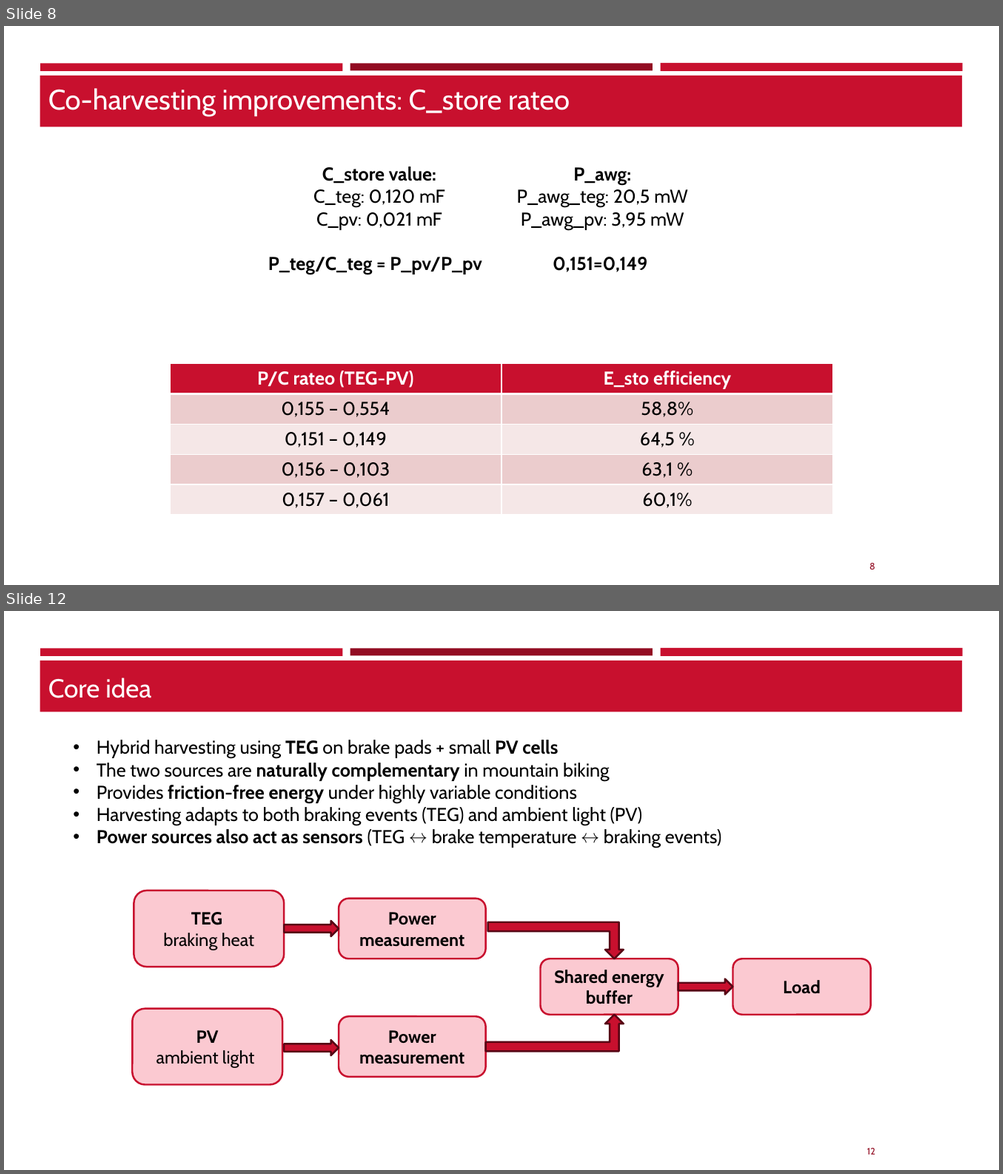
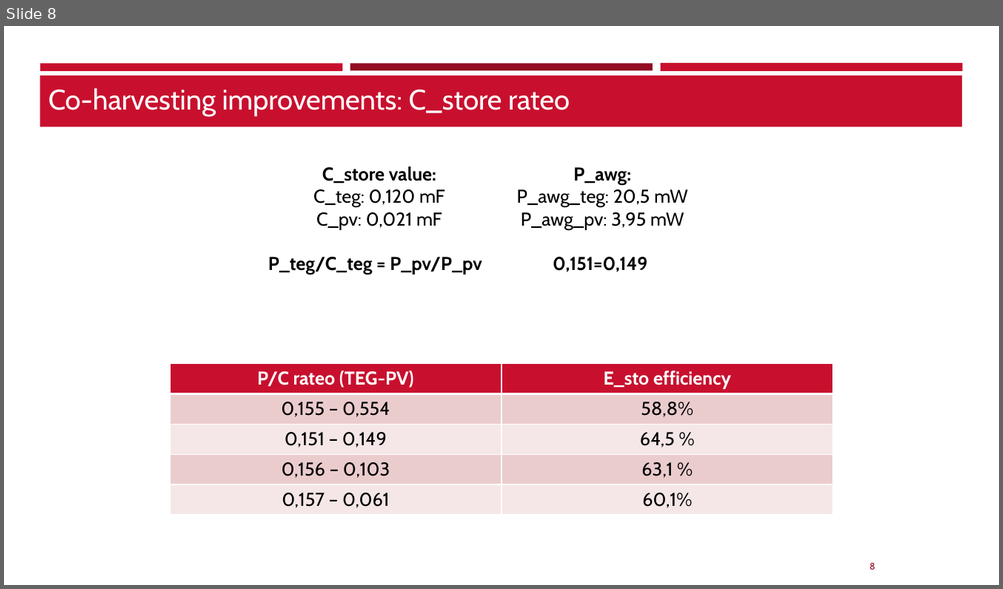
Before and after one commit to TheBepps/RideSyncEmbedded, a slide deck: Presentation/Final_results.pptx. Shown one above the other, each under a label of ours: slides 8 and 12 before the commit, slide 8 after it; the slides between them are not shown. The pictures are 1003x1174 and 1003x589 pixels, drawn with LibreOffice and Linux fonts; fonts in the diff are those of the drawing; background and template pictures are left out. Boxes give left, top, right and bottom in pixels: in the first picture for what was removed or moved away, otherwise in the second. Text is boxed around its words. In the diff, an @@ line names an element or a change of style, - is before the commit and + after.

```diff
--- a/Presentation/Final_results.pptx
+++ b/Presentation/Final_results.pptx
@@ slide 12 removed at [4,611,999,1170], background #FFFFFF; not listed: 5 template elements that a slide beside it also shows @@
@@ title removed at [48,678,151,698] @@
-Core idea
@@ text removed at [96,740,722,848] @@
-• Hybrid harvesting using TEG on brake pads + small PV cells
-• The two sources are naturally complementary in mountain biking
-• Provides friction-free energy under highly variable conditions
-• Harvesting adapts to both braking events (TEG) and ambient light (PV)
-• Power sources also act as sensors (TEG ↔ brake temperature ↔ braking events)
@@ group removed at [132,891,871,1085]: 6 rounded rectangles, 3 right arrows, 2 bent up arrows @@
-TEG
-braking heat
-PV
-ambient light
-Shared energy buffer
-Power measurement
-Power measurement
-Load
```
Also in this commit, not shown: 2 slides changed, 2 slides added, 13 other slides removed, 7 other files.
